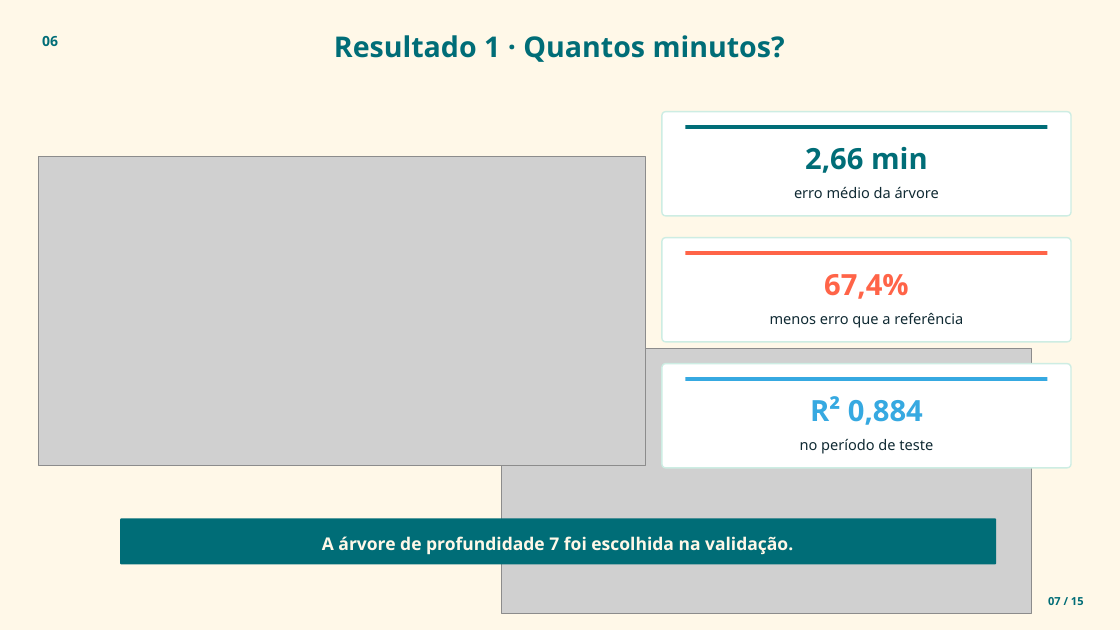
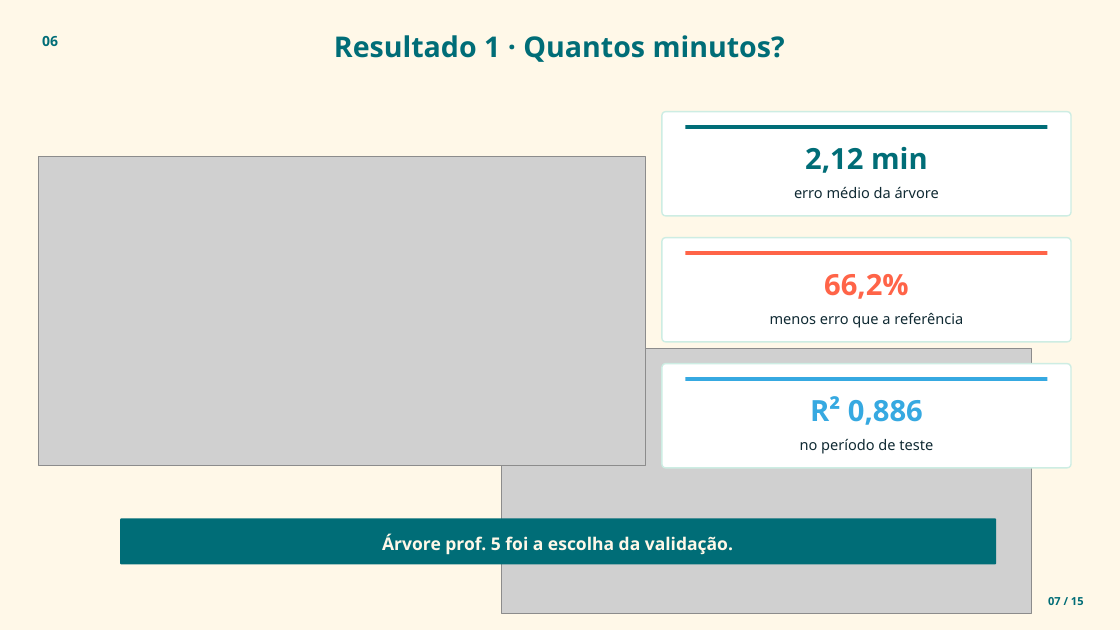
Before and after one commit to JulianaBallin/SMT-Changeover-Prediction, a slide deck: slide 7 of docs/apresentacao/apresentacao_smt_em_tempo.pptx. Drawn at 1120x630 pixels with LibreOffice and Linux fonts; fonts in the diff are those of the drawing; grey boxes stand for pictures. Boxes give left, top, right and bottom in pixels: in the first picture for what was removed or moved away, otherwise in the second. Text is boxed around its words. In the diff, an @@ line names an element or a change of style, - is before the commit and + after.

```diff
--- a/docs/apresentacao/apresentacao_smt_em_tempo.pptx
+++ b/docs/apresentacao/apresentacao_smt_em_tempo.pptx
@@ text at <box>805,147,928,173</box>: text changed @@
-2,66 min
+2,12 min
@@ text at <box>824,274,909,299</box>: text changed @@
-67,4%
+66,2%
@@ text at <box>810,396,923,425</box>: text changed @@
-R² 0,884
+R² 0,886
@@ text at <box>382,533,733,555</box>: text changed @@
-A árvore de profundidade 7 foi escolhida na validação.
+Árvore prof. 5 foi a escolha da validação.
```
Also in this commit, not shown: 5 other slides changed, 2 other files.
